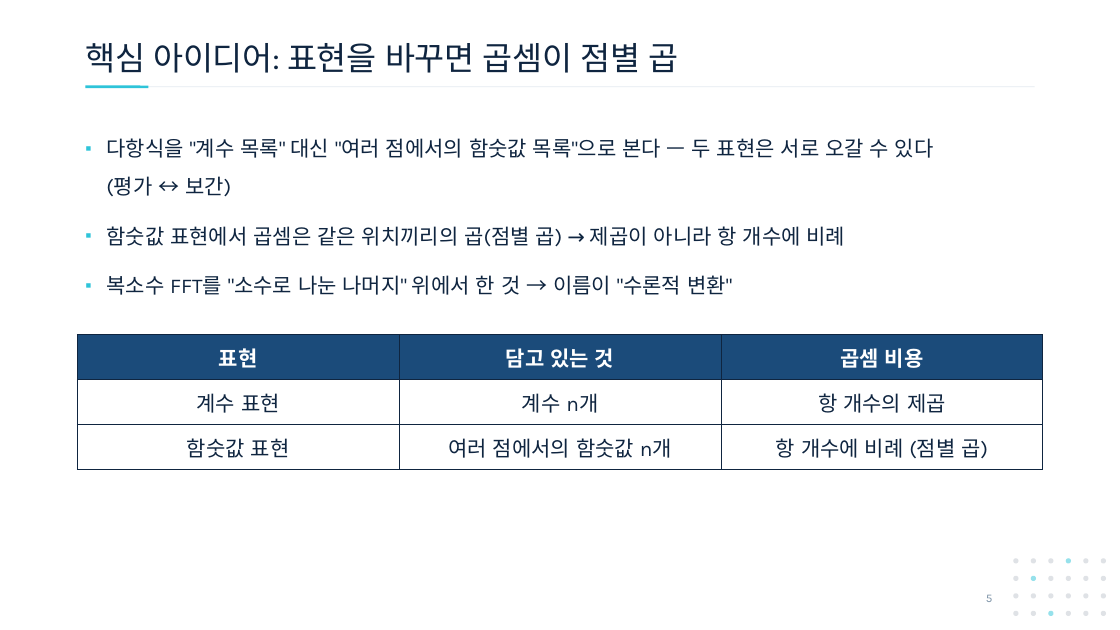
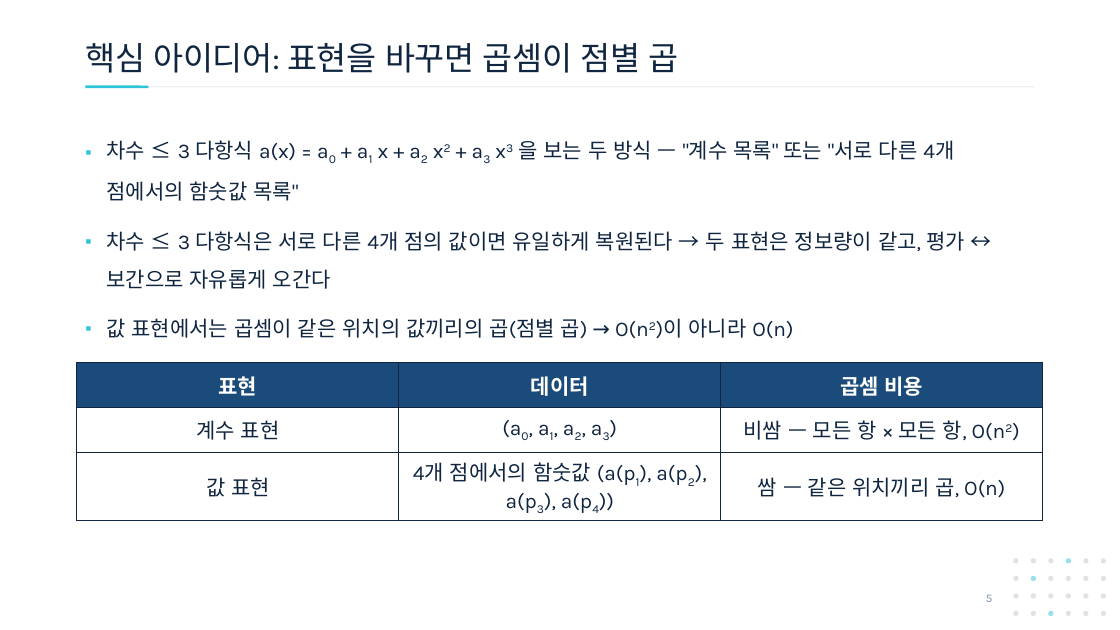
Before and after one commit to giyuubin/PQC, a slide deck: slide 5 of presentation/0903_14_Introduction-to-Hash-Based-Signatures.pptx. Drawn at 1120x630 pixels with LibreOffice and Linux fonts; fonts in the diff are those of the drawing. Boxes give left, top, right and bottom in pixels: in the first picture for what was removed or moved away, otherwise in the second. Text is boxed around its words. In the diff, an @@ line names an element or a change of style, - is before the commit and + after.

Commit message:
add: update NTT part example

```diff
--- a/presentation/0903_14_Introduction-to-Hash-Based-Signatures.pptx
+++ b/presentation/0903_14_Introduction-to-Hash-Based-Signatures.pptx
@@ text at (106,140,965,339): text changed @@
-▪ 다항식을 "계수 목록" 대신 "여러 점에서의 함숫값 목록"으로 본다 — 두 표현은 서로 오갈 수 있다
-  (평가 ↔ 보간)
-▪ 함숫값 표현에서 곱셈은 같은 위치끼리의 곱(점별 곱) → 제곱이 아니라 항 개수에 비례
-▪ 복소수 FFT를 "소수로 나눈 나머지" 위에서 한 것 → 이름이 "수론적 변환"
+▪ 차수 ≤ 3 다항식 a(x) = a0 + a1 x + a2 x2 + a3 x3 을 보는 두 방식 — "계수 목록" 또는 "서로 다른 4개 점에서의 함숫값 목록"
+▪ 차수 ≤ 3 다항식은 서로 다른 4개 점의 값이면 유일하게 복원된다 → 두 표현은 정보량이 같고, 평가 ↔ 보간으로 자유롭게 오간다
+▪ 값 표현에서는 곱셈이 같은 위치의 값끼리의 곱(점별 곱) → O(n2)이 아니라 O(n)
@@ table at (77,363,1043,517) @@
-row 1, column 2: 담고 있는 것
+row 1, column 2: 데이터
-row 2, column 2: 계수 n개
+row 2, column 2: (a0, a1, a2, a3)
-row 2, column 3: 항 개수의 제곱
+row 2, column 3: 비쌈 — 모든 항 × 모든 항, O(n2)
-row 3: 함숫값 표현 | 여러 점에서의 함숫값 n개 | 항 개수에 비례 (점별 곱)
+row 3: 값 표현 | 4개 점에서의 함숫값 (a(p1), a(p2), a(p3), a(p4)) | 쌈 — 같은 위치끼리 곱, O(n)
@@ table: place and size @@
-table at (77,335,1043,470)
+table at (77,363,1043,517)
```
